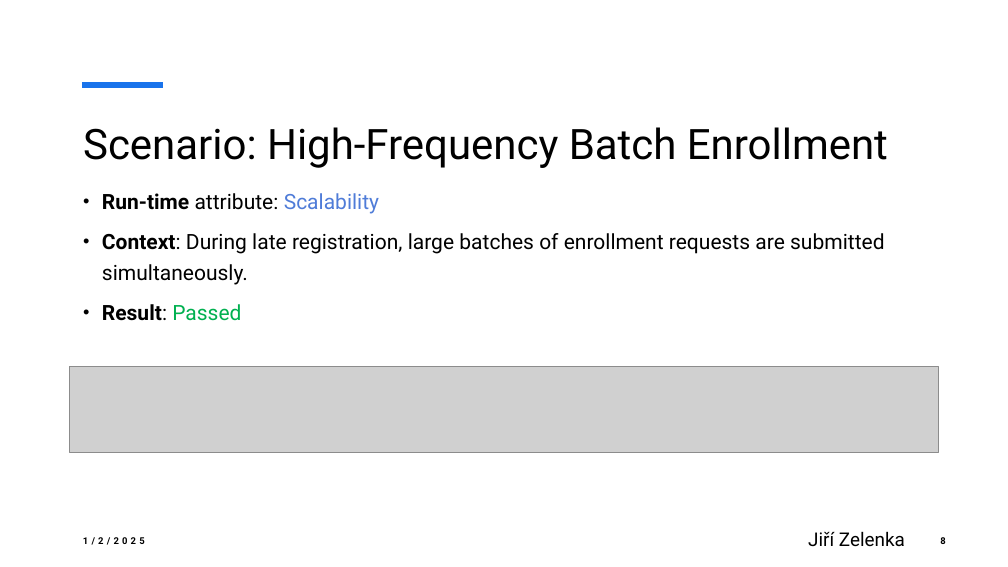
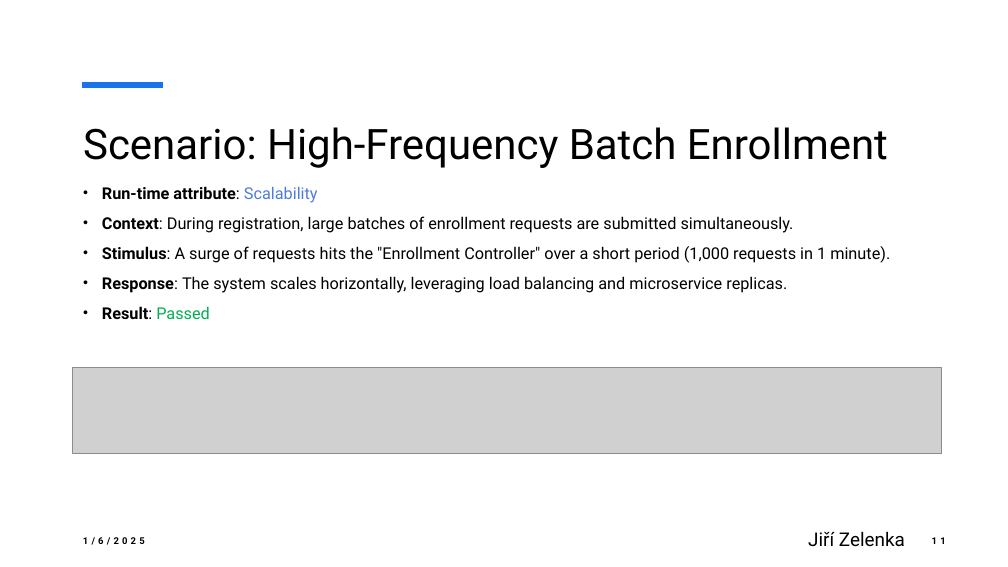
Before and after one commit to MiraZzle/NSWI130, a slide deck: slide 11 of milestone_2/sch2_milestone_2.pptx (slide 8 before the commit). Drawn at 1008x567 pixels with LibreOffice and Linux fonts; fonts in the diff are those of the drawing; grey boxes stand for pictures. Boxes give left, top, right and bottom in pixels: in the first picture for what was removed or moved away, otherwise in the second. Text is boxed around its words. In the diff, an @@ line names an element or a change of style, - is before the commit and + after.

```diff
--- a/milestone_2/sch2_milestone_2.pptx
+++ b/milestone_2/sch2_milestone_2.pptx
@@ text at (102,186,318,319): size 20 to 15.5 pt in "Run-time attribute: Scalability", "Result: Passed"; bold on in "attribute:"; line spacing 1.2 to 1 @@
@@ text at (102,216,890,293): text changed; size 20 to 15.5 pt @@
-• Context: During late registration, large batches of enrollment requests are submitted simultaneously.
+• Context: During registration, large batches of enrollment requests are submitted simultaneously.
+• Stimulus: A surge of requests hits the "Enrollment Controller" over a short period (1,000 requests in 1 minute).
+• Response: The system scales horizontally, leveraging load balancing and microservice replicas.
@@ page number at (932,537,946,544): text changed @@
-8
+11
```
Also in this commit, not shown: 6 other slides changed, 5 slides added, 1 slide removed.
